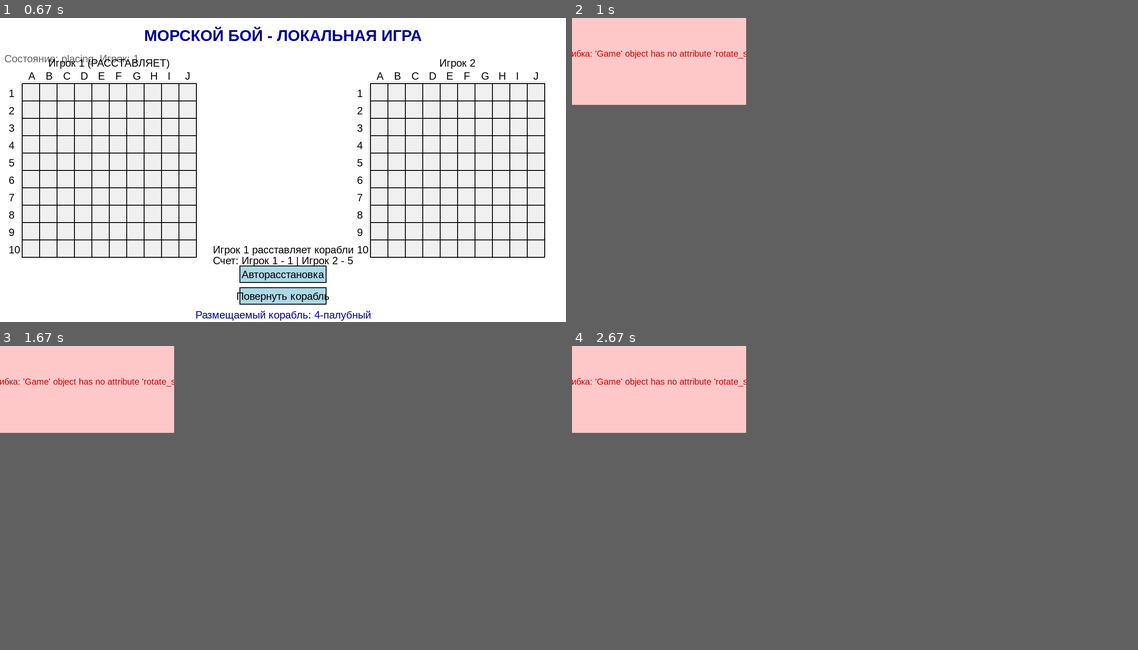
Above: before the commit, frames 1-4 (two rows, left to right).
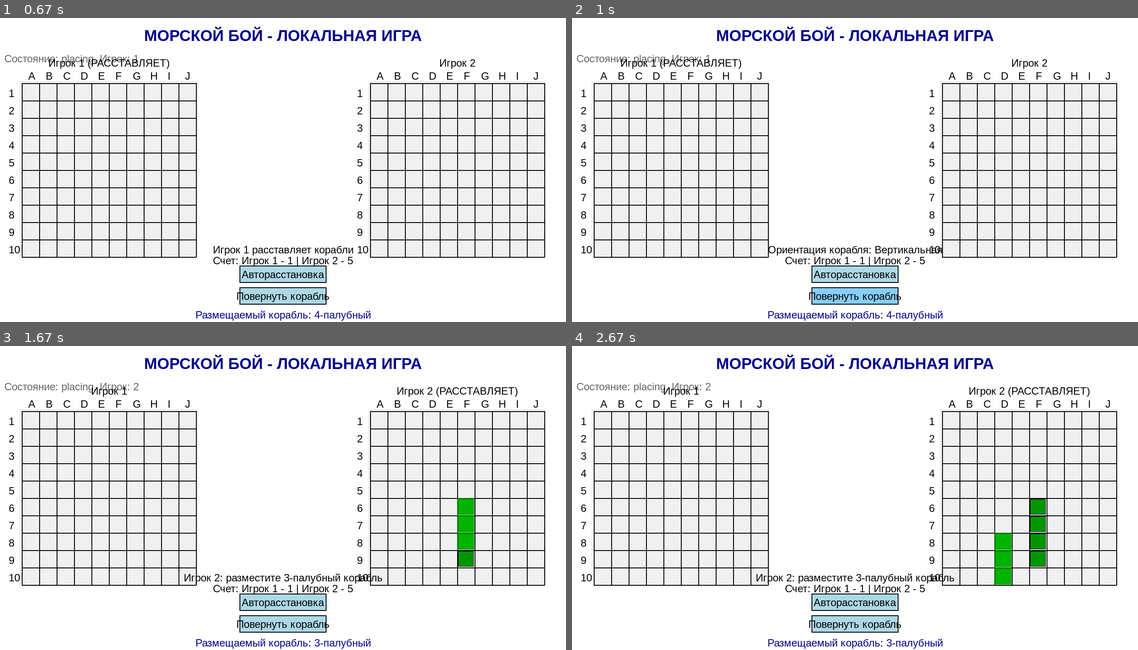
Above: after the commit, the same moments.

Repository: HitBoxTime/HACKATON-RAZYM-2.0
Game: pygame game, started from battleship/main.py
The game is run twice, just before and just after one commit, with the same random seed, the same clock (stepped at 60 frames per second) and the same inputs.
Inputs (mouse positions are in pixels of both pictures, inside the frame that each line leads up to):
- Up to frame 1 (0.67 s): click "Локальная игра" at 0.38 s
- Up to frame 2 (1 s): click "Повернуть корабль" at 0.72 s
- Up to frame 3 (1.67 s): click (283, 601) at 1.05 s, where only the run after the commit has a clickable "Авторасстановка"; click (458, 498) at 1.38 s
- Up to frame 4 (2.67 s): click (866, 394) at 1.72 s; click (1002, 546) at 2.6 s
In our replay, in frame 2 the window is 400x200 before the commit and 1300x700 after it. These sizes can differ from the game's own. Grey fills any space a smaller window leaves; there, only what the larger window draws over its background counts as a difference.

Frame 1 is identical in both runs. In frame 2, 16% of the frame differs, in the area x 0-97%, y 0-100%; in frame 3, 17%; in frame 4, 17%.

Commit message:
Add files via upload

Diff:
--- a/battleship/game_logic/core.py
+++ b/battleship/game_logic/core.py
@@ -14,6 +14,16 @@
         self.score_manager = ScoreManager()
         self.available_ships = {4: 1, 3: 2, 2: 3, 1: 4}
         self.placed_ships = {4: 0, 3: 0, 2: 0, 1: 0}
+
+    def switch_turn(self):
+        """Переключение хода между игроками"""
+        if self.current_player == 1:
+            self.current_player = 2
+            self.message = "Ход игрока 2"
+        else:
+            self.current_player = 1
+            self.message = "Ход игрока 1"
+        print(f"Переключение хода: теперь ходит игрок {self.current_player}")
 
     def switch_player(self):
         """Переключение между игроками при расстановке кораблей"""
@@ -103,6 +113,13 @@
                             return False
         return True
 
+    def rotate_ship(self):
+        self.ship_orientation = 1 - self.ship_orientation
+        orientation_text = "Вертикальная" if  self.ship_orientation == 1 else "Горизонтальная"
+        self.message = f"Ориентация корабля: {orientation_text}"
+        print (f"Поврот корабля: {orientation_text}")
+        return self.ship_orientation
+
     def auto_place_ships(self):
         """Авторасстановка кораблей для текущего игрока"""
         if self.placing_player == 1:
@@ -118,6 +135,40 @@
             self.switch_player()
             return True
         return False
+
+    def fire(self, x, y):
+        """Обработка выстрела в локальной игре"""
+        print(f"Выстрел: игрок {self.current_player} в ({x},{y})")
+
+        if self.current_player == 1:
+            result = self.player2_board.receive_shot(x, y)
+            target_player = 2
+        else:
+            result = self.player1_board.receive_shot(x, y)
+            target_player = 1
+
+        print(f"Результат выстрела: {result}")
+
+        if result == "miss":
+            self.message = f"Игрок {self.current_player} промахнулся!"
+            self.switch_turn()
+        elif result == "hit":
+            self.message = f"Игрок {self.current_player} попал в корабль!"
+        elif result == "sunk":
+            self.message = f"Игрок {self.current_player} потопил корабль!"
+
+            if target_player == 1:
+                if self.player1_board.all_ships_sunk():
+                    self.game_state = "game_over"
+                    self.message = f"Игрок {self.current_player} победил!"
+                    self.score_manager.add_win(self.current_player)
+                    print(f"Игра окончена! Победил игрок {self.current_player}")
+            else:
+                if self.player2_board.all_ships_sunk():
+                    self.game_state = "game_over"
+                    self.message = f"Игрок {self.current_player} победил!"
+                    self.score_manager.add_win(self.current_player)
+                    print(f"Игра окончена! Победил игрок {self.current_player}")
 
     def reset_game(self):
         """Полный сброс игры для новой партии"""
--- a/battleship/ui/networkUI.py
+++ b/battleship/ui/networkUI.py
@@ -349,7 +349,6 @@
         elif self.game.game_state == "game_over":
             self.draw_button(center_x - 100, panel_y, 200, 40, "НОВАЯ ИГРА",
                            (255, 215, 0), (255, 225, 50))
-
 
     def handle_click(self, mouse_x, mouse_y):
         try:
